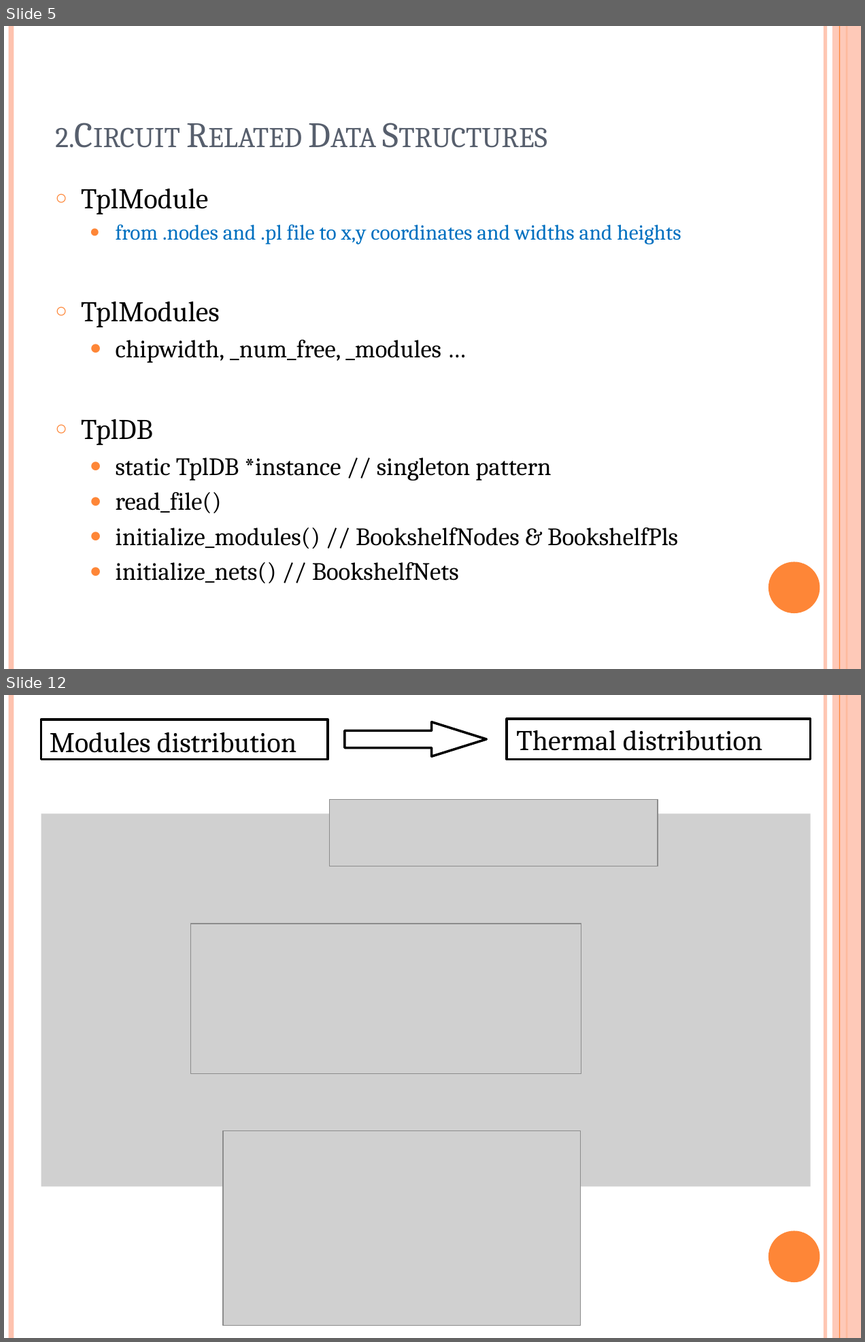
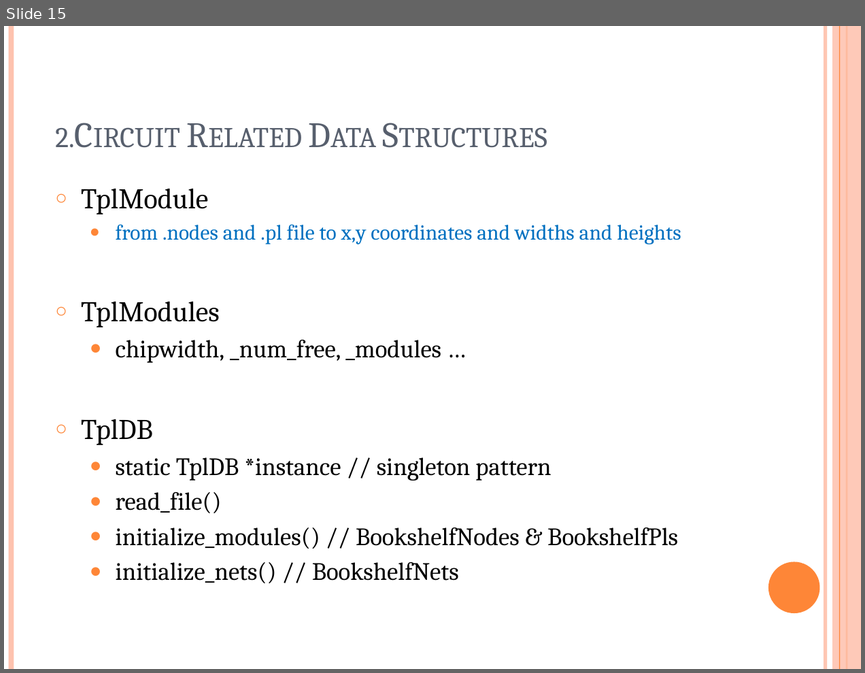
Before and after one commit to marcusgao94/TPL, a slide deck: doc/TPL.pptx. Shown one above the other, each under a label of ours: slides 5 and 12 before the commit, slide 15 after it; the slides between them are not shown. The pictures are 865x1342 and 865x673 pixels, drawn with LibreOffice and Linux fonts; fonts in the diff are those of the drawing; grey boxes stand for pictures. Boxes give left, top, right and bottom in pixels: in the first picture for what was removed or moved away, otherwise in the second. Text is boxed around its words. In the diff, an @@ line names an element or a change of style, - is before the commit and + after.

```diff
--- a/doc/TPL.pptx
+++ b/doc/TPL.pptx
@@ slide 12 removed at (4,695,861,1338), background #FFFFFF; not listed: 6 template elements that a slide beside it also shows @@
@@ rectangle removed at (41,720,328,760) @@
@@ text removed at (50,732,296,759) @@
-Modules distribution
@@ down arrow removed at (345,722,486,756) @@
@@ rectangle removed at (507,719,810,759) @@
@@ text removed at (516,730,762,751) @@
-Thermal distribution
@@ picture removed at (41,813,810,1186) @@
@@ picture removed at (330,800,657,866) @@
@@ picture removed at (191,923,581,1074) @@
@@ picture removed at (224,1130,581,1325) @@
@@ what was slide 5 is now slide 15 @@
```
Also in this commit, not shown: 1 slide changed, 11 slides added, 9 other slides removed.
